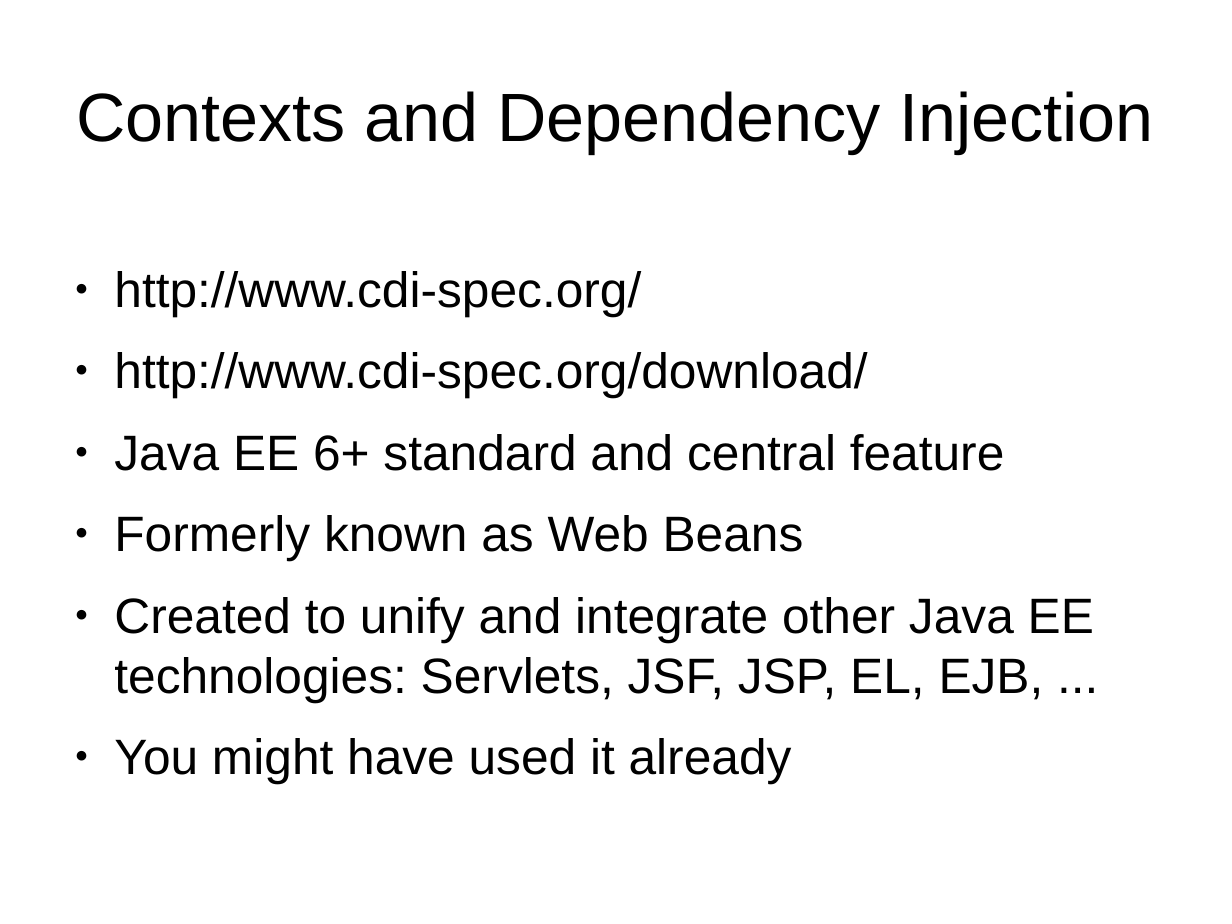
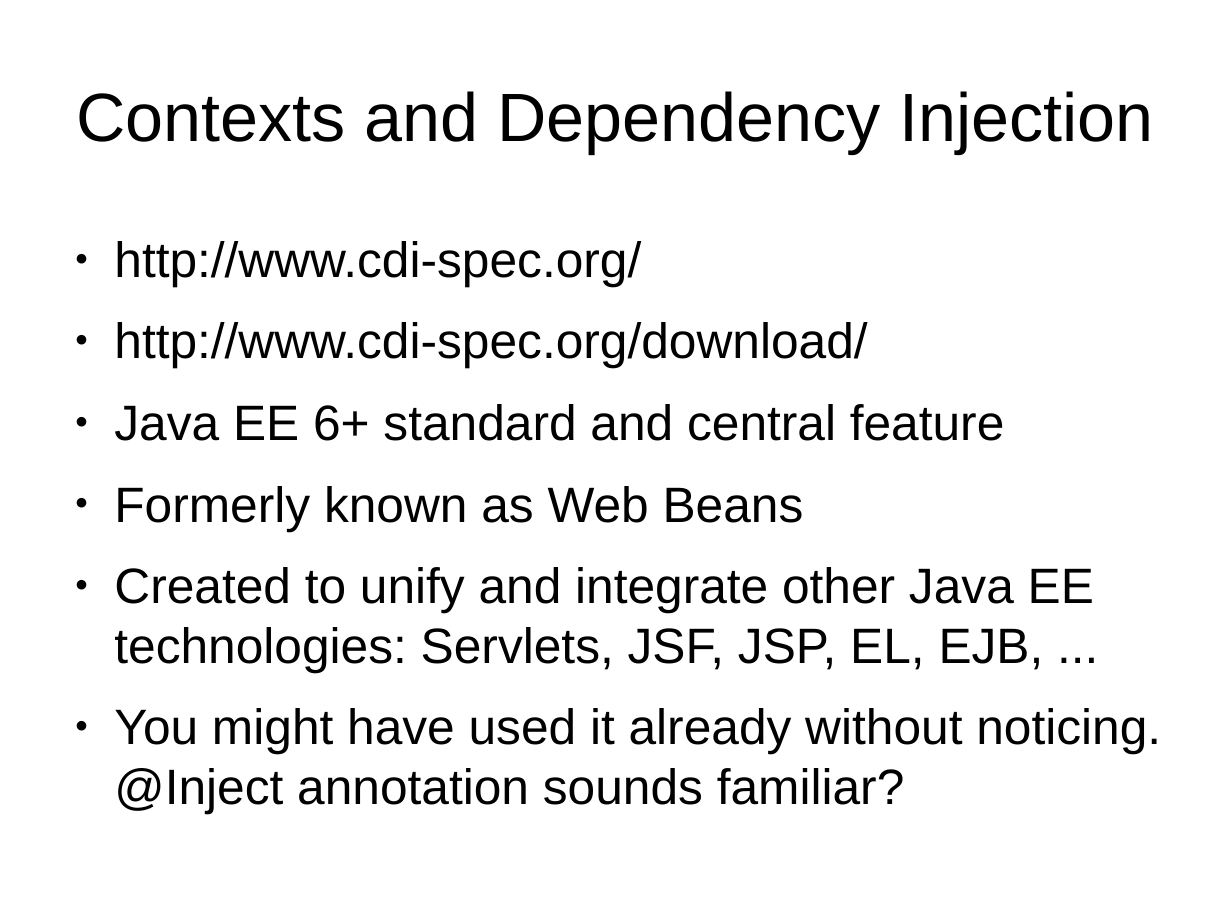
Before and after one commit to FrigoCoder/CDI, a slide deck: slide 2 of CDI.odp. Drawn at 1232x924 pixels with LibreOffice and Linux fonts; fonts in the diff are those of the drawing. Boxes give left, top, right and bottom in pixels: in the first picture for what was removed or moved away, otherwise in the second. Text is boxed around its words. In the diff, an @@ line names an element or a change of style, - is before the commit and + after.

```diff
--- a/CDI.odp
+++ b/CDI.odp
@@ text at (114,708,1161,814): text changed @@
-● You might have used it already
+● You might have used it already without noticing. @Inject annotation sounds familiar?
```
Also in this commit, not shown: 1 other slide changed.
